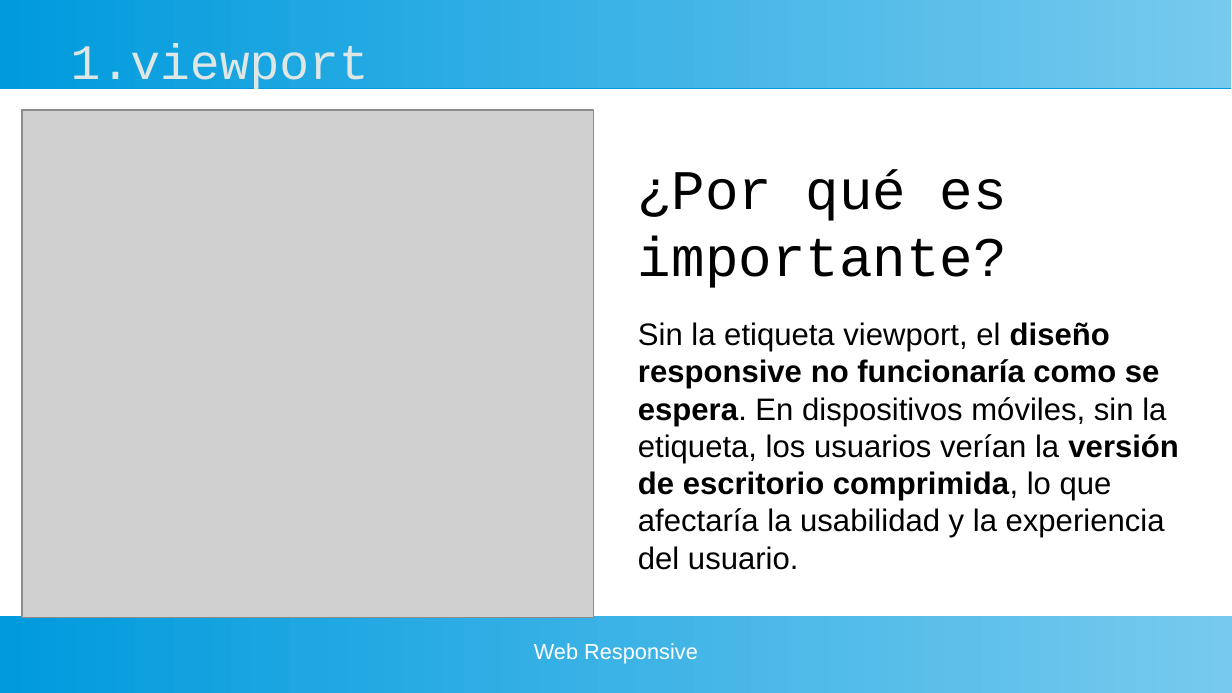
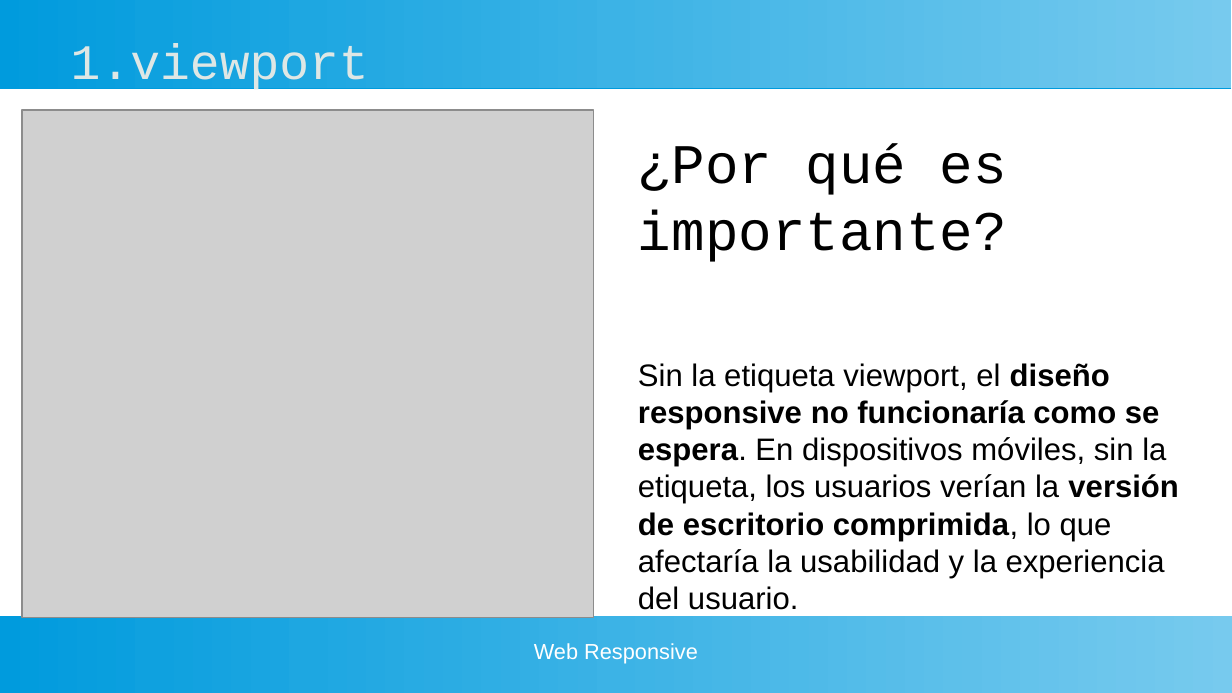
Before and after one commit to gaizkamg/HTML-CSS-Entregable, a slide deck: slide 7 of Presentacion/presentacion-responsive.odp. Drawn at 1232x693 pixels with LibreOffice and Linux fonts; fonts in the diff are those of the drawing; grey boxes stand for pictures. Boxes give left, top, right and bottom in pixels: in the first picture for what was removed or moved away, otherwise in the second. Text is boxed around its words. In the diff, an @@ line names an element or a change of style, - is before the commit and + after.

```diff
--- a/Presentacion/presentacion-responsive.odp
+++ b/Presentacion/presentacion-responsive.odp
@@ text "¿Por qué es importante?" rewrapped from <box>638,169,1178,570</box> to <box>638,143,1178,578</box> @@
```
Also in this commit, not shown: 8 other slides changed, 5 other files.
